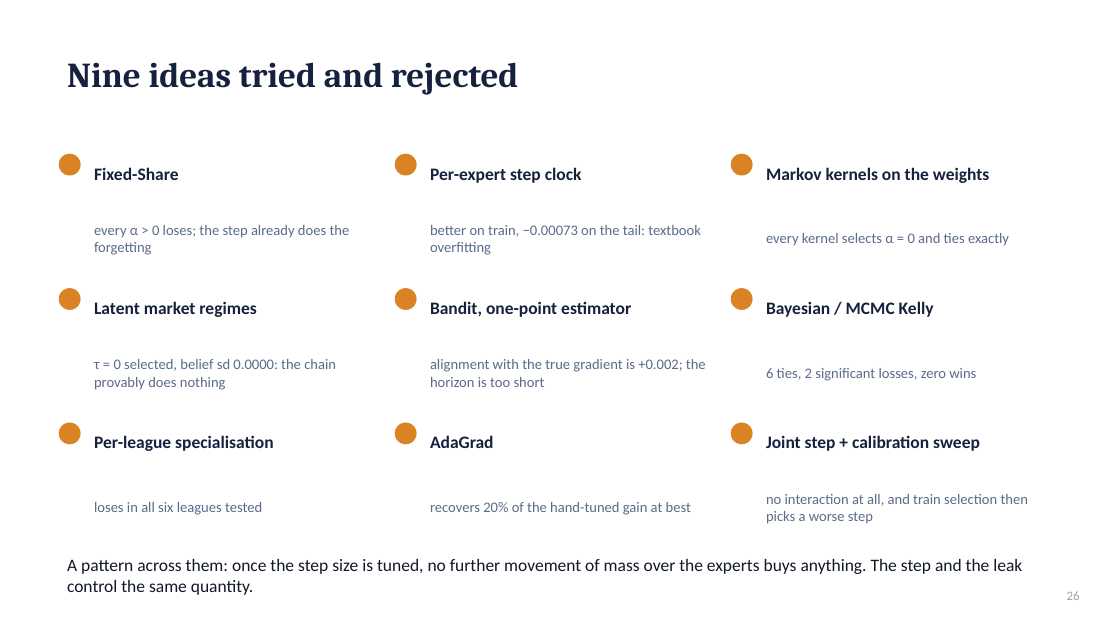
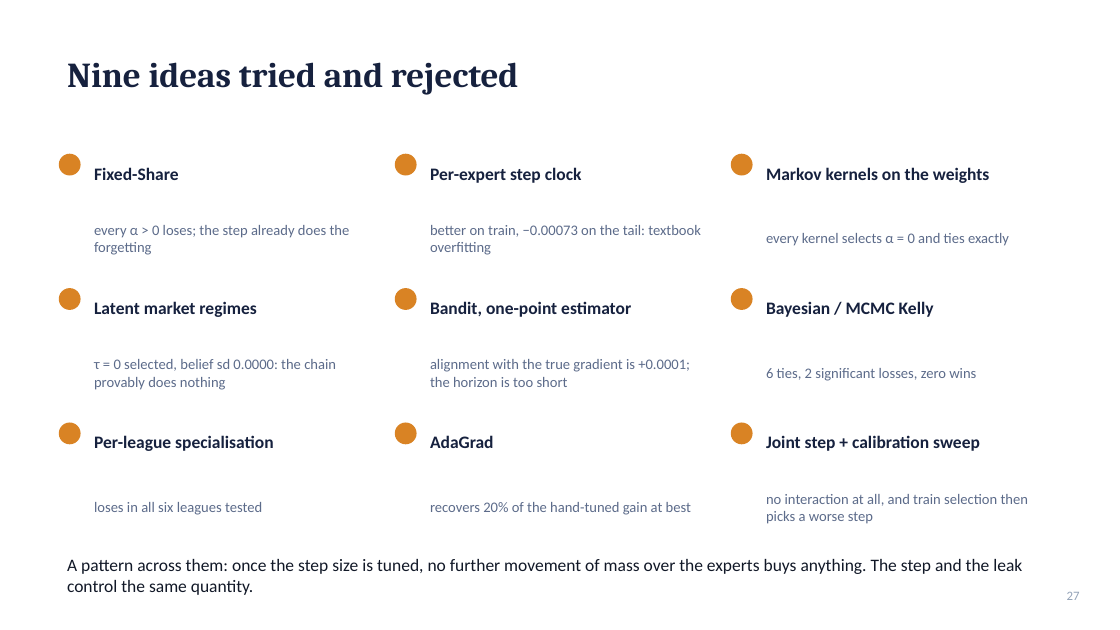
Before and after one commit to stefanos212/online-learning-betting-odds, a slide deck: slide 27 of docs/defense_presentation.pptx (slide 26 before the commit). Drawn at 1120x630 pixels with LibreOffice and Linux fonts; fonts in the diff are those of the drawing. Boxes give left, top, right and bottom in pixels: in the first picture for what was removed or moved away, otherwise in the second. Text is boxed around its words. In the diff, an @@ line names an element or a change of style, - is before the commit and + after.

```diff
--- a/docs/defense_presentation.pptx
+++ b/docs/defense_presentation.pptx
@@ text at (430,359,690,387): text changed @@
-alignment with the true gradient is +0.002; the horizon is too short
+alignment with the true gradient is +0.0001; the horizon is too short
@@ page number at (1067,592,1080,600): text changed @@
-26
+27
```
Also in this commit, not shown: 9 other slides changed, 1 slide added, 3 other files.
